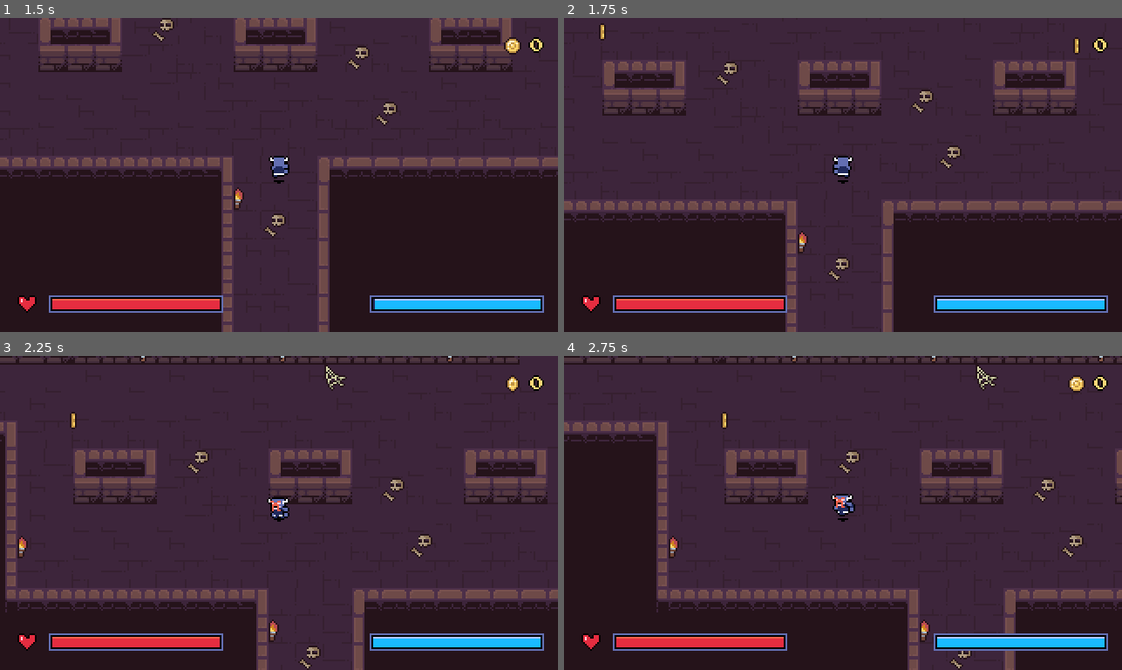
Above: before the commit, frames 1-4 (two rows, left to right).
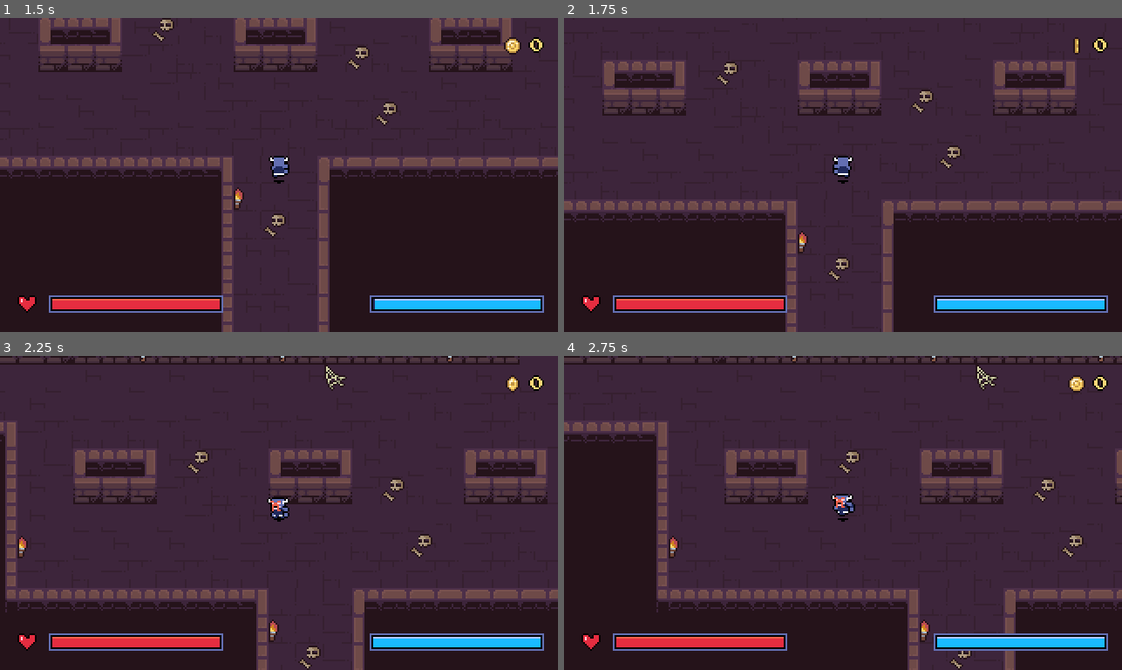
Above: after the commit, the same moments.

Repository: DaEpickid540/haven-2026
Game: Godot game, scene res://Scenes/dungeon_room_3.tscn
Two runs of this game, one before a commit and one after it. Both use one fixed random seed, a clock stepped at 60 frames per second and the inputs below. This scene is started directly instead of the project's main scene.
Inputs (mouse positions are in pixels of both pictures, inside the frame that each line leads up to):
- Up to frame 1 (1.5 s): move the mouse to (251, 237) at 0.52 s; hold Up (up) from 0.53 s (still down); tap J (attack) at 0.6 s; click (251, 237) at 0.67 s; move the mouse to (446, 222) at 1.27 s; tap X (dash) at 1.35 s
- Up to frame 2 (1.75 s): keep holding Up (up)
- Up to frame 3 (2.25 s): move the mouse to (111, 465) at 2.02 s; release Up (up) at 2.03 s; hold Left (left) from 2.03 s (still down); hold E (interact) from 2.03 s (still down)
- Up to frame 4 (2.75 s): keep holding Left (left); keep holding E (interact)

Frame 1 is identical in both runs. In frame 2, less than 0.1% of the frame differs, in the area x 6-8%, y 1-8%; in frame 3, less than 0.1%; in frame 4, less than 0.1%.

Commit message:
undid changes

Diff:
--- a/Scenes/dungeon_room_3.tscn
+++ b/Scenes/dungeon_room_3.tscn
@@ -2,7 +2,6 @@
 
 [ext_resource type="Texture2D" uid="uid://chw2o8hrbwh8d" path="res://Assets/2D Pixel Dungeon Asset Pack/character and tileset/Dungeon_Tileset.png" id="1_hlq5x"]
 [ext_resource type="PackedScene" uid="uid://bwx5y3sqfe8k8" path="res://Scenes/player.tscn" id="2_6uqcd"]
-[ext_resource type="PackedScene" path="res://Scenes/coin.tscn" id="3_23la8"]
 
 [sub_resource type="TileSetAtlasSource" id="TileSetAtlasSource_6uqcd"]
 texture = ExtResource("1_hlq5x")
@@ -256,7 +255,3 @@
 position = Vector2(138, 162)
 
 [node name="Camera2D" type="Camera2D" parent="Player" unique_id=181681798]
-
-[node name="Coins" type="Node2D" parent="." unique_id=281209454]
-
-[node name="Coin" parent="Coins" unique_id=823452450 instance=ExtResource("3_23la8")]
